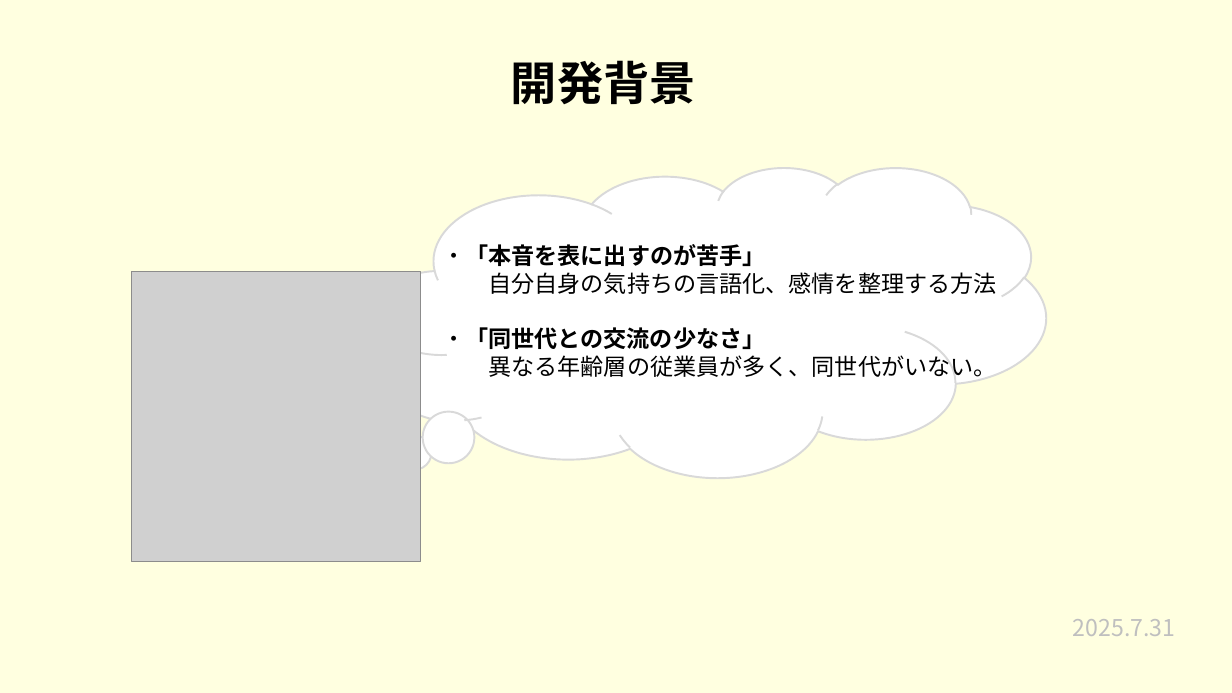
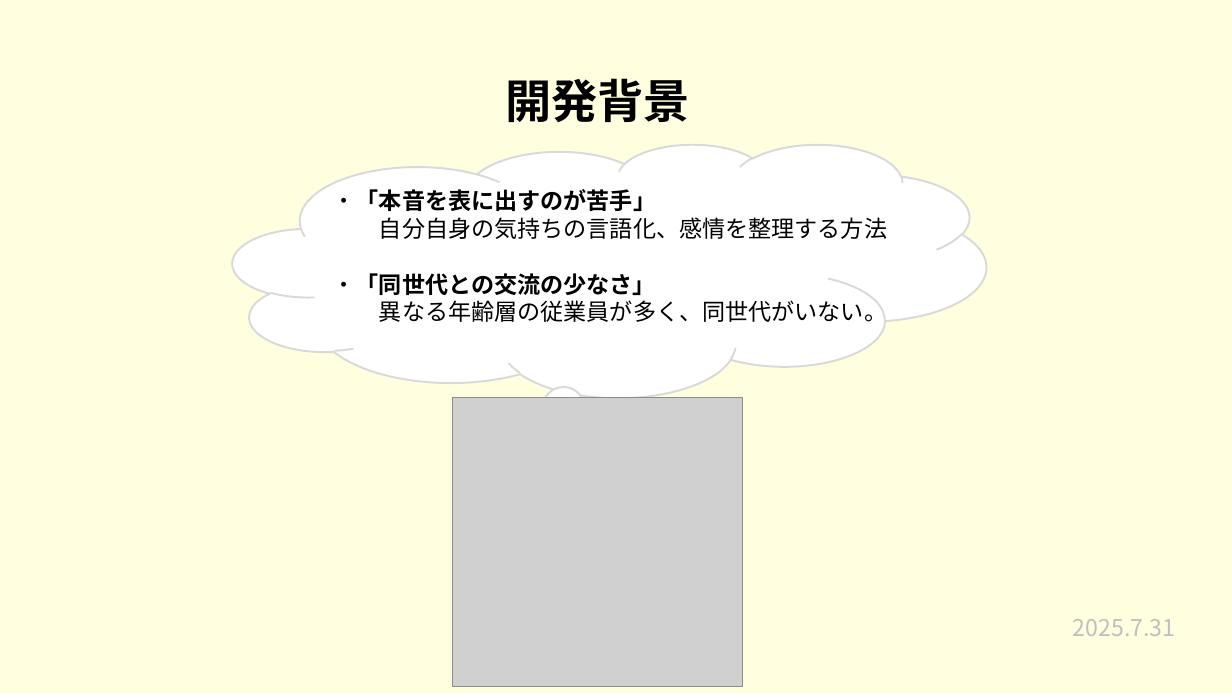
Before and after one commit to plusdojo2025/a2-7, a slide deck: slide 4 of 発表準備/7月成果発表会.pptx. Drawn at 1232x693 pixels with LibreOffice and Linux fonts; fonts in the diff are those of the drawing; grey boxes stand for pictures. Boxes give left, top, right and bottom in pixels: in the first picture for what was removed or moved away, otherwise in the second. Text is boxed around its words. In the diff, an @@ line names an element or a change of style, - is before the commit and + after.

```diff
--- a/発表準備/7月成果発表会.pptx
+++ b/発表準備/7月成果発表会.pptx
@@ title "開発背景": place and size @@
-title "開発背景" at box(511, 60, 696, 104)
+title "開発背景" at box(505, 78, 690, 122)
@@ thought cloud: place and size @@
-thought cloud at box(373, 167, 1046, 478)
+thought cloud at box(233, 144, 986, 397)
@@ thought cloud at box(233, 144, 986, 397): proportions changed @@
@@ text "・「本音を表に出すのが苦手」": place and size @@
-text "・「本音を表に出すのが苦手」" at box(442, 244, 996, 377)
+text "・「本音を表に出すのが苦手」" at box(333, 189, 887, 322)
@@ picture: place and size @@
-picture at box(131, 272, 421, 561)
+picture at box(453, 397, 742, 687)
```
Also in this commit, not shown: 15 other slides changed.
